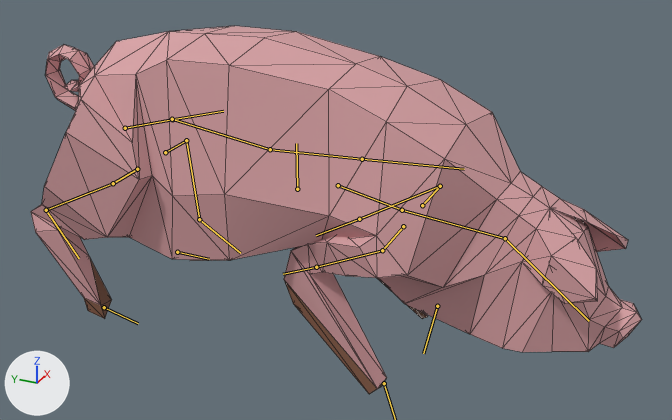
An edit to the glTF model assets/models/criaturas/porco/porco.glb, drawn before and after from the same camera.
Both versions are drawn from a 50 mm lens placed at (-11.62, -5.85, 7.89), pointed at (0.03, -0.61, 2.06). Lighting does not change. The marker at lower left points along +X, +Y and +Z. The picture after the commit comes second. Both versions are drawn at frame 8 of the action 'Run-loop'; the numbers are the values there. The bones that change, and the others that lie on the model, are drawn over the model as lines. Mesh edges are drawn as thin lines.

The first picture shows 'Pig'.
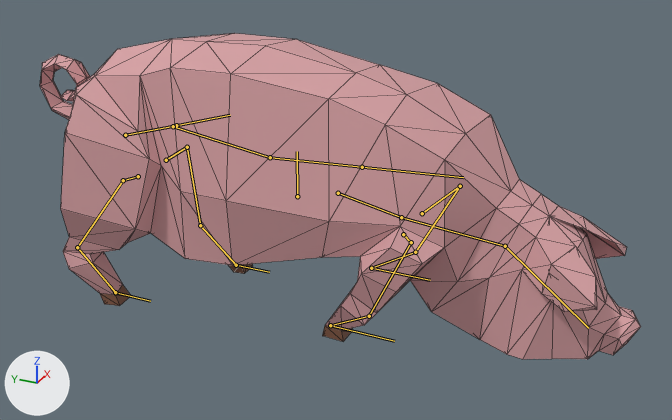
Changed parts and their boxes (x1, y1, x2, y2) in the pictures (672 x 420 px):
'Pig', posed (11% shorter)
    before: (31, 26, 642, 394)
    after: (40, 33, 641, 359)
bone 'BackFoot.L', root to tip
    before: (177, 252) to (209, 259)
    after: (236, 265) to (269, 272)
bone 'BackFoot.R', root to tip
    before: (104, 307) to (138, 323)
    after: (115, 292) to (150, 301)
bone 'Body', root to tip
    before: (297, 189) to (296, 143)
    after: (297, 196) to (297, 151)
bone 'Back', root to tip
    before: (125, 128) to (172, 119)
    after: (125, 135) to (176, 125)
bone 'BackLowLeg.L', root to tip
    before: (199, 219) to (240, 253)
    after: (200, 225) to (236, 265)
bone 'BackLeg.R', root to tip
    before: (137, 169) to (113, 183)
    after: (138, 176) to (123, 180)
bone 'BackUpLeg.R', root to tip
    before: (113, 183) to (46, 210)
    after: (123, 180) to (77, 247)
bone 'BackLowLeg.R', root to tip
    before: (46, 210) to (79, 258)
    after: (77, 247) to (115, 292)
bone 'FrontLeg.L', root to tip
    before: (422, 205) to (440, 186)
    after: (422, 213) to (460, 186)
bone 'FrontUpLeg.L', root to tip
    before: (440, 186) to (359, 219)
    after: (460, 186) to (415, 252)
bone 'FrontLowLeg.L', root to tip
    before: (359, 219) to (316, 235)
    after: (415, 252) to (371, 268)
bone 'FrontLeg.R', root to tip
    before: (403, 226) to (382, 250)
    after: (403, 234) to (411, 242)
bone 'FrontUpLeg.R', root to tip
    before: (382, 250) to (316, 267)
    after: (411, 242) to (369, 316)
bone 'FrontLowLeg.R', root to tip
    before: (316, 267) to (283, 274)
    after: (369, 316) to (330, 325)
bone 'FrontFoot.L', root to tip
    before: (437, 306) to (423, 353)
    after: (371, 268) to (430, 280)

The change in detail:
Bone 'BackFoot.L' (bone_backfoot_l) moves from (0.0, 0.0, 0.0) to (0.0, 1.23, 0.0).
Bone 'BackFoot.R' (bone_backfoot_r) moves from (0.0, 0.0, 0.0) to (0.0, 0.27, -0.35).
Bone 'BackFoot.R' (bone_backfoot_r) turns from (12, 0, 0) to (0, 0, 0) degrees about its own x, y and z.
Bone 'Body' (bone_body) moves from (0.0, 0.0, 0.0) to (0.0, -0.13, 0.0).
Bone 'Back' (bone_back) turns from (1, 1, 0) to (1, 3, -6) degrees about its own x, y and z.
Bone 'BackLowLeg.L' (bone_backlowleg_l) turns from (-12, 0, 0) to (0, 0, 0) degrees about its own x, y and z.
Bone 'BackLeg.R' (bone_backleg_r) turns from (0, -38, 0) to (15, -21, -23) degrees about its own x, y and z.
Bone 'BackUpLeg.R' (bone_backupleg_r) turns from (0, 0, 3) to (-14, -5, -11) degrees about its own x, y and z.
Bone 'BackLowLeg.R' (bone_backlowleg_r) turns from (-59, 0, 0) to (-32, -2, -7) degrees about its own x, y and z.
Bone 'FrontLeg.L' (bone_frontleg_l) turns from (0, 74, 0) to (-37, 44, -46) degrees about its own x, y and z.
Bone 'FrontUpLeg.L' (bone_frontupleg_l) turns from (0, 0, 17) to (-15, -1, 33) degrees about its own x, y and z.
Bone 'FrontLowLeg.L' (bone_frontlowleg_l) turns from (-21, 0, 0) to (11, -1, 15) degrees about its own x, y and z.
Bone 'FrontLeg.R' (bone_frontleg_r) turns from (0, -70, 0) to (35, -40, -45) degrees about its own x, y and z.
Bone 'FrontUpLeg.R' (bone_frontupleg_r) turns from (0, 0, -15) to (-17, 0, -30) degrees about its own x, y and z.
Bone 'FrontLowLeg.R' (bone_frontlowleg_r) turns from (-21, 0, 0) to (11, 1, -14) degrees about its own x, y and z.
Bone 'FrontFoot.L' (bone_frontfoot_l) moves from (0.0, 0.0, 0.0) to (-0.37, -1.03, -0.66).
Bone 'FrontFoot.L' (bone_frontfoot_l) turns from (102, 0, 0) to (0, 0, 0) degrees about its own x, y and z.
Bone 'FrontFoot.R' (bone_frontfoot_r) moves from (0.0, 0.0, 0.0) to (0.23, -0.95, -0.6).
Bone 'FrontFoot.R' (bone_frontfoot_r) turns from (72, 0, 0) to (0, 0, 0) degrees about its own x, y and z.
